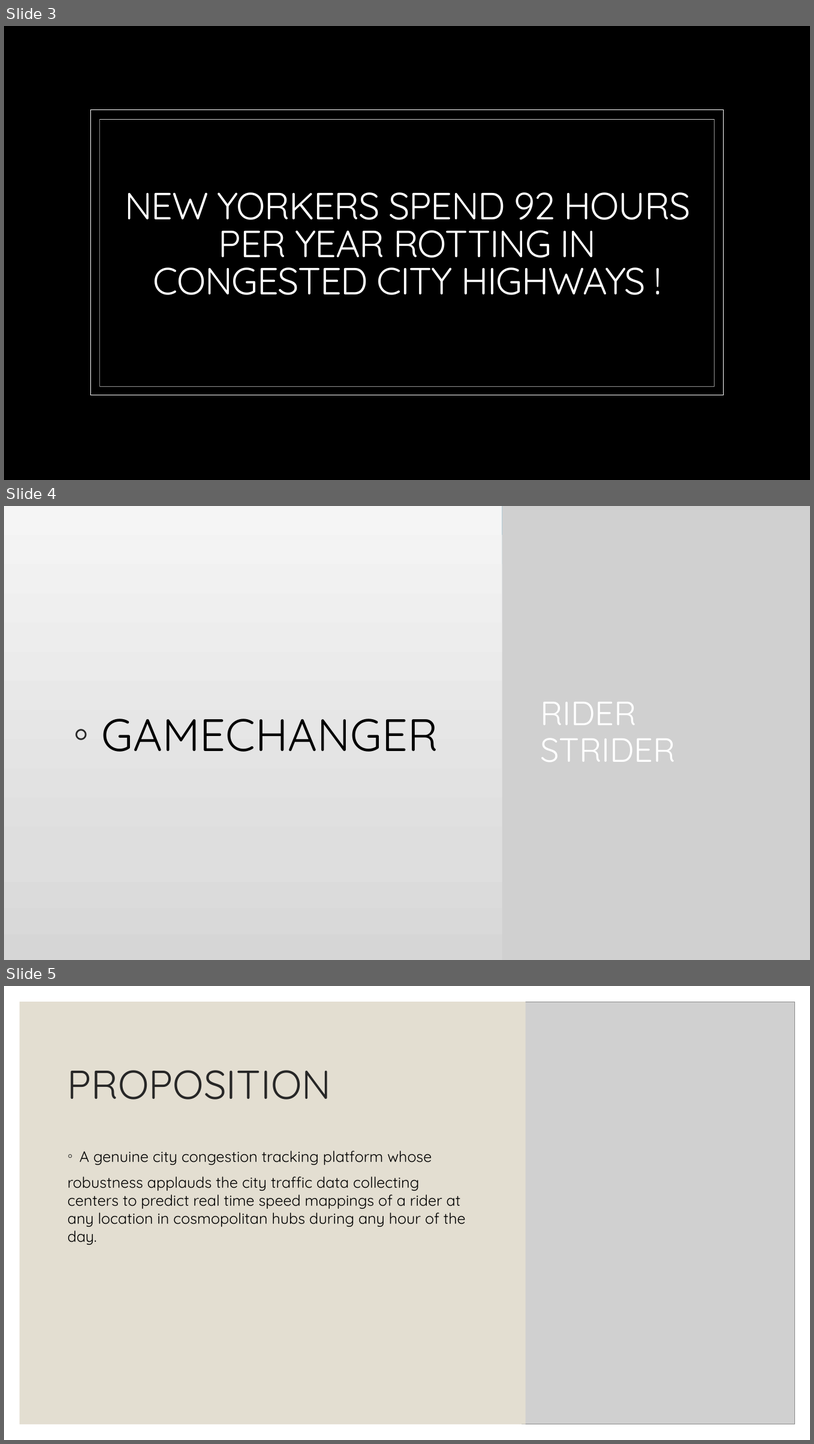
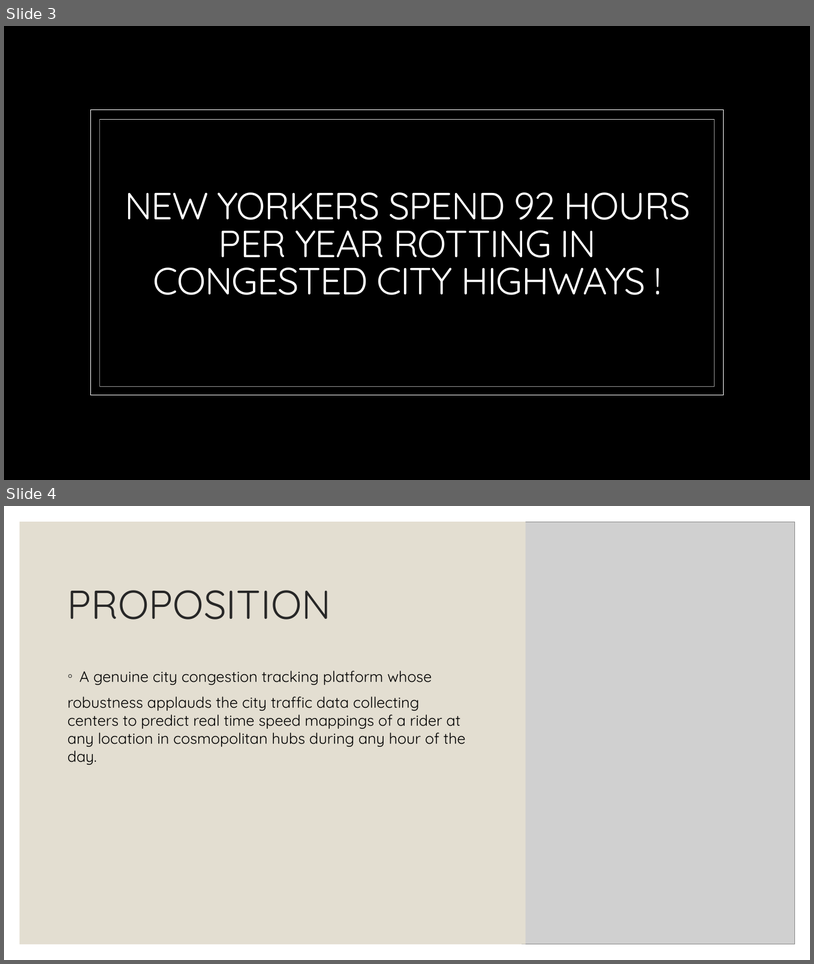
Before and after one commit to ervardaan/ZenDrive, a slide deck: ZenDrive.pptx. Shown one above the other, each under a label of ours: slides 3, 4 and 5 before the commit, slides 3 and 4 after it. The pictures are 814x1444 and 814x964 pixels, drawn with LibreOffice and Linux fonts; fonts in the diff are those of the drawing; grey boxes stand for pictures; background and template pictures are left out. Boxes give left, top, right and bottom in pixels: in the first picture for what was removed or moved away, otherwise in the second. Text is boxed around its words. In the diff, an @@ line names an element or a change of style, - is before the commit and + after.

```diff
--- a/ZenDrive.pptx
+++ b/ZenDrive.pptx
@@ slide 4 removed at <box>4,506,810,960</box>, background gradient #F6F6F6 to #DEDEDE to #D6D6D6 @@
@@ rectangle removed at <box>4,506,810,960</box> @@
@@ rectangle removed at <box>4,506,503,960</box> @@
@@ picture removed at <box>503,506,810,960</box> @@
@@ title removed at <box>540,702,676,762</box> @@
-RIDER STRIDER
@@ text removed at <box>102,718,438,751</box> @@
-◦ GAMECHANGER
@@ what was slide 5 is now slide 4 @@
```
Also in this commit, not shown: 2 slides changed, 1 slide added.
